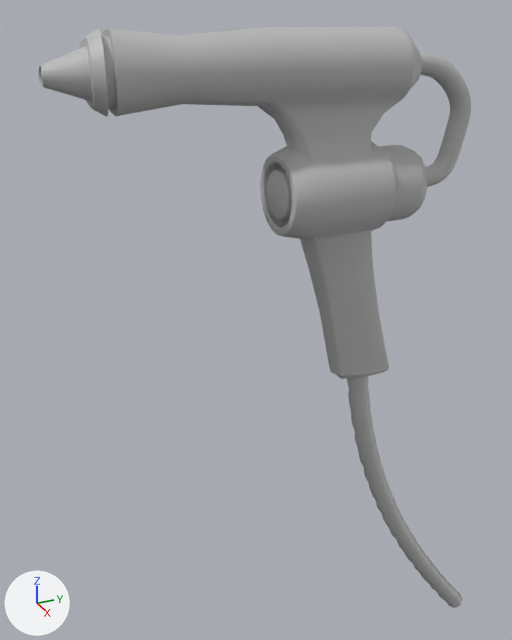
The FBX model Assets/Models/Player/Gun.fbx as it was, and as the next commit left it.
The view is the same before and after, from a 50 mm lens placed at (0.0679, -0.0339, 0.0327), pointed at (-0.0075, 0.0001, -0.005). The lights are fixed; the arrows at lower left show +X, +Y and +Z. Where no turn or scale is listed for an object, it has been applied to the vertices.

Names of what the first picture shows: 'Gun', 'Line'.
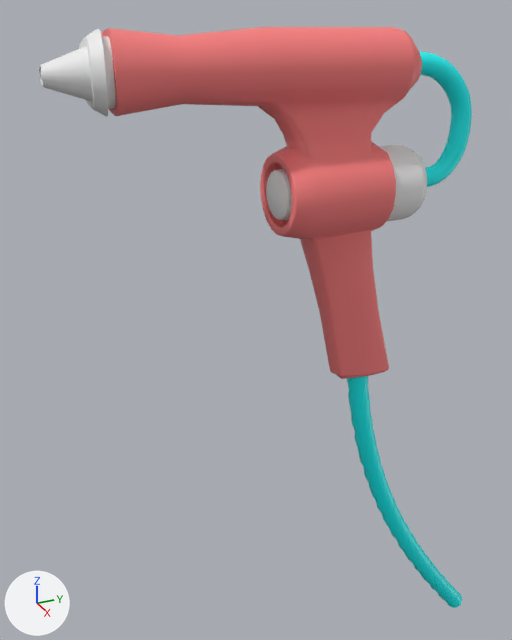
The change, as a diff of the scene's bpy script:
```diff
--- a/Assets/Models/Player/Gun.fbx.py
+++ b/Assets/Models/Player/Gun.fbx.py
@@ mat_line1 @@
+mat_line1 = principled_material('Line1')
+mat_line1.base_color = (0.0, 1.0, 1.0)  # cyan #00ffff
@@ mat_lambert5 @@
+mat_lambert5 = principled_material('lambert5')
+mat_lambert5.base_color = (0.87, 0.87, 0.87)  # white #f0f0f0
@@ mat_lambert4 @@
+mat_lambert4 = principled_material('lambert4')
+mat_lambert4.base_color = (1.0, 0.218, 0.218)  # pink #ff8181
@@ me_mesh_001 @@
 # used by ob_gun; location = (0.0, 0.0, 0.0094)
-me_mesh_001.from_pydata(...)  # 1833 vertices, 1797 faces; spans x -0.0051..0.0051, y -0.0241..0.0241, z -0.0207..0.0207
+me_mesh_001.from_pydata(...)  # 1833 vertices, 1797 faces; spans x -0.0051..0.0051, y -0.0241..0.0243, z -0.0207..0.0207
+# me_mesh_001 part 1: 560 of the faces centred in x -0.0014..0.0009, y 0.0146..0.024, z 0.0026..0.0179 switch from mat_lambert1 (grey #bcbcbc) to mat_line1 (cyan #00ffff)
+# me_mesh_001 part 2: 591 of the faces centred in x -0.005..0.005, y -0.007..0.015, z -0.0093..0.0204 switch from mat_lambert1 (grey #bcbcbc) to mat_lambert4 (pink #ff8181)
+# me_mesh_001 part 3: 80 of the faces centred in x -0.004..0.0035, y -0.0182..-0.0144, z 0.0132..0.0206 switch from mat_lambert1 (grey #bcbcbc) to mat_lambert4 (pink #ff8181)
+# me_mesh_001 part 4: 44 of the faces centred in x -0.0026..0.0026, y 0.0065..0.0144, z -0.0204..-0.0155 switch from mat_lambert1 (grey #bcbcbc) to mat_lambert4 (pink #ff8181)
+# me_mesh_001 part 5: 261 of the faces centred in x -0.004..0.0035, y -0.0241..-0.0182, z 0.0132..0.0206 switch from mat_lambert1 (grey #bcbcbc) to mat_lambert5 (white #f0f0f0)
+# me_mesh_001 part 6: 160 of the faces centred in x -0.0027..0.0027, y -0.0015..-0.0002, z 0.0011..0.0064 switch from mat_lambert1 (grey #bcbcbc) to mat_lambert5 (white #f0f0f0)
+# me_mesh_001 part 7: 80 of the faces centred in x -0.0043..0.0043, y 0.0131..0.0163, z -0.0006..0.0078 switch from mat_lambert1 (grey #bcbcbc) to mat_lambert5 (white #f0f0f0)
@@ me_mesh @@
 me_mesh.from_pydata(...)  # 200 vertices, 192 faces; spans x -0.0014..0.0014, y -0.0126..0.0126, z -0.0256..0.0255
-me_mesh.materials.append(mat_lambert1)  # grey #bcbcbc
+me_mesh.materials.append(mat_line1)  # cyan #00ffff
```

Changed parts and their boxes (x1, y1, x2, y2) in the pictures (512 x 640 px):
'Line', recoloured (grey to cyan): (347, 376, 463, 608) in both
part 1 of me_mesh_001, recoloured (grey to cyan): (419, 51, 471, 187) in both
part 2 of me_mesh_001, recoloured (grey to pink): (178, 27, 422, 322) in both
part 3 of me_mesh_001, recoloured (grey to pink): (101, 28, 190, 116) in both
part 4 of me_mesh_001, recoloured: (320, 311, 389, 379) in both
part 5 of me_mesh_001, recoloured (grey to white): (38, 29, 116, 117) in both
part 6 of me_mesh_001, recoloured: (266, 169, 292, 220) in both
part 7 of me_mesh_001, recoloured: (380, 145, 427, 222) in both
